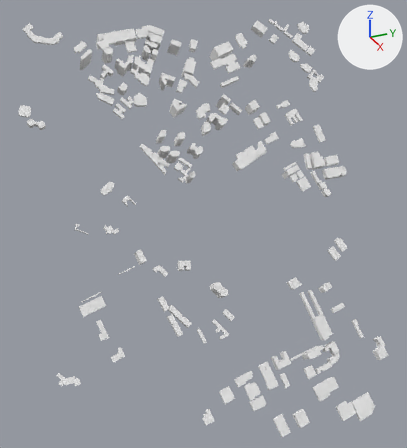
The glTF model foss4g-2025/public/premade-output/tileset/buildings/data/RC01.glb: old version first, new version second.
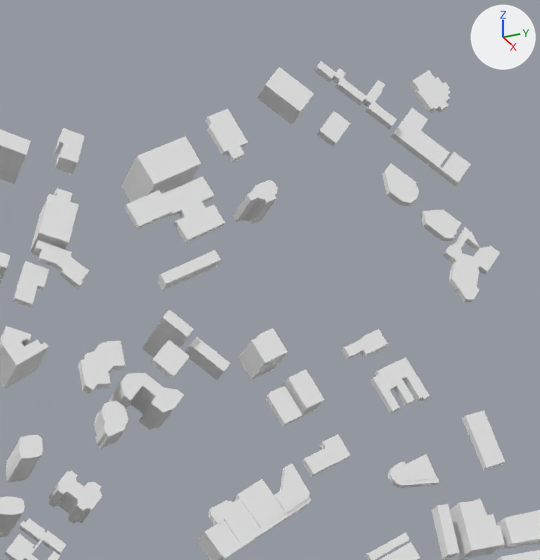
The first picture shows the older version from a 50 mm camera at (-5086694.0, 465538.0, -3804286.0) aimed at (-5088070.0, 466157.0, -3804974.0). The close-ups show both versions on the part from 42% to 83% of the width and 0% to 38% of the height of that picture; other places that the commit changed are outside them. Lighting does not change. The marker at upper right points along +X, +Y and +Z. Where no turn or scale is listed for an object, it has been applied to the vertices. Vertices at the same position are counted once.

The older version as bpy lines, for what is in view:
```python
me_mesh_0 = bpy.data.meshes.new('Mesh_0')
me_mesh_0.from_pydata(...)  # 3690 vertices, 6836 faces; spans x -416.0..470.0, y -505.0..525.0, z -487.0..539.0
me_mesh_0.materials.append(mat_color_material)
ob_node = bpy.data.objects.new('node', me_mesh_0)
ob_node.location = (-5088094.5, 466176.9, -3804976.2)
```
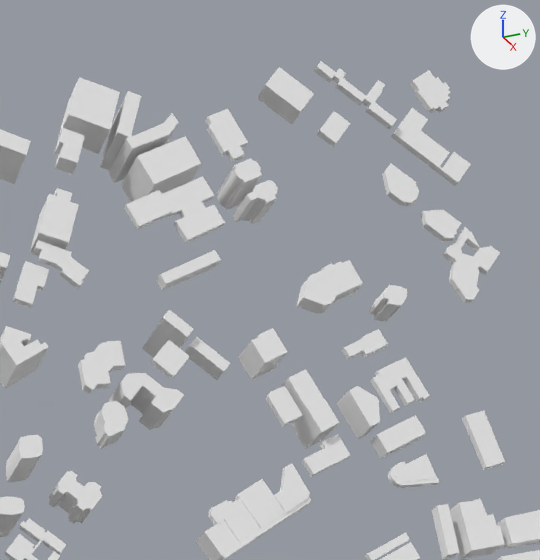
Scene script edits in JSON lines:
```json
{"block": "me_mesh_0", "where": "# used by ob_node; location = (-5088094.5, 466176.9, -3804976.2)"}
{"op": "remove", "block": "me_mesh_0", "code": "me_mesh_0.from_pydata(...)  # 3690 vertices, 6836 faces; spans x -416.0..470.0, y -505.0..525.0, z -487.0..539.0"}
{"op": "add", "block": "me_mesh_0", "code": "me_mesh_0.from_pydata(...)  # 4068 vertices, 7528 faces; spans x -416.0..470.0, y -505.0..525.0, z -487.0..539.0"}
{"block": "me_mesh_0", "change": "me_mesh_0 part 1: 184 vertices added at x -375.0..-104.0, y 98.0..408.0, z 177.0..525.0"}
```

Location of each change, [x1, y1, x2, y2] in pixels of the close-ups (540 x 560 px):
```json
{"part": 1, "of": "me_mesh_0", "change": "added", "after": [58, 77, 426, 458]}
```
